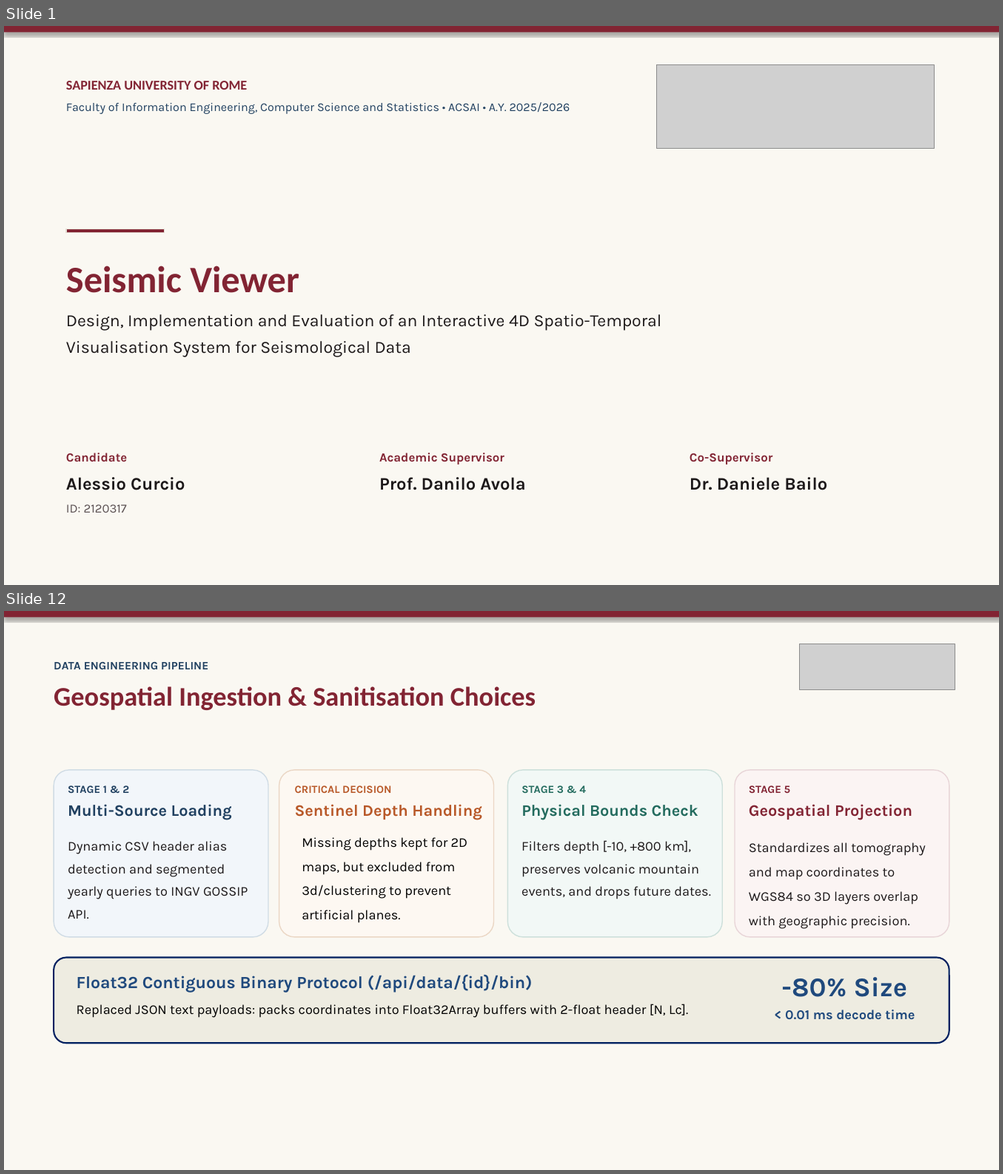
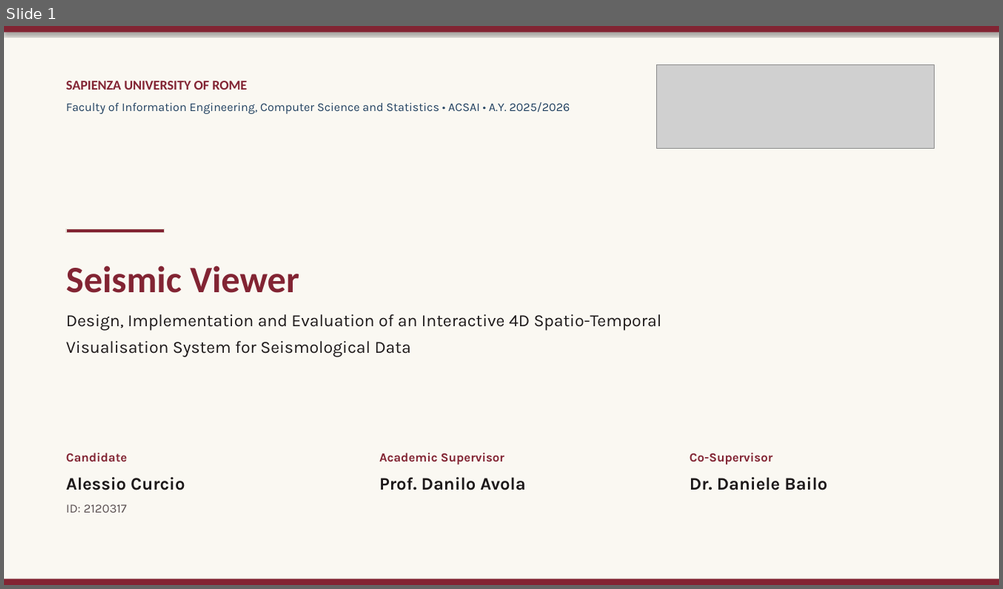
Before and after one commit to Crucio104/Seismic-Viewer-Presentation, a slide deck: thesis/presentation/Seismic Viewer - Thesis Defense.pptx. Shown one above the other, each under a label of ours: slides 1 and 12 before the commit, slide 1 after it; the slides between them are not shown. The pictures are 1003x1174 and 1003x589 pixels, drawn with LibreOffice and Linux fonts; fonts in the diff are those of the drawing; grey boxes stand for pictures. Boxes give left, top, right and bottom in pixels: in the first picture for what was removed or moved away, otherwise in the second. Text is boxed around its words. In the diff, an @@ line names an element or a change of style, - is before the commit and + after.

```diff
--- a/thesis/presentation/Seismic Viewer - Thesis Defense.pptx
+++ b/thesis/presentation/Seismic Viewer - Thesis Defense.pptx
@@ slide 12 removed at (x1=4, y1=611, x2=999, y2=1170), background #FAF8F2 @@
@@ rectangle removed at (x1=4, y1=611, x2=999, y2=617) @@
@@ picture removed at (x1=800, y1=644, x2=955, y2=690) @@
@@ text removed at (x1=54, y1=662, x2=208, y2=669) @@
-DATA ENGINEERING PIPELINE
@@ text removed at (x1=54, y1=686, x2=535, y2=710) @@
-Geospatial Ingestion & Sanitisation Choices
@@ rounded rectangle removed at (x1=54, y1=770, x2=269, y2=937) @@
@@ text removed at (x1=68, y1=786, x2=129, y2=793) @@
-STAGE 1 & 2
@@ rounded rectangle removed at (x1=279, y1=770, x2=494, y2=937) @@
@@ text removed at (x1=295, y1=786, x2=391, y2=793) @@
-CRITICAL DECISION
@@ rounded rectangle removed at (x1=508, y1=770, x2=723, y2=937) @@
@@ text removed at (x1=521, y1=786, x2=586, y2=793) @@
-STAGE 3 & 4
@@ rounded rectangle removed at (x1=734, y1=770, x2=949, y2=937) @@
@@ text removed at (x1=748, y1=786, x2=791, y2=793) @@
-STAGE 5
@@ text removed at (x1=68, y1=804, x2=232, y2=820) @@
-Multi-Source Loading
@@ text removed at (x1=295, y1=804, x2=482, y2=820) @@
-Sentinel Depth Handling
@@ text removed at (x1=521, y1=804, x2=698, y2=820) @@
-Physical Bounds Check
@@ text removed at (x1=748, y1=804, x2=912, y2=820) @@
-Geospatial Projection
@@ text removed at (x1=68, y1=841, x2=248, y2=919) @@
-Dynamic CSV header alias detection and segmented yearly queries to INGV GOSSIP API.
@@ text removed at (x1=301, y1=837, x2=468, y2=923) @@
-Missing depths kept for 2D maps, but excluded from 3d/clustering to prevent artificial planes.
@@ text removed at (x1=521, y1=840, x2=711, y2=900) @@
-Filters depth [-10, +800 km], preserves volcanic mountain events, and drops future dates.
@@ text removed at (x1=748, y1=843, x2=925, y2=929) @@
-Standardizes all tomography and map coordinates to WGS84 so 3D layers overlap with geographic precision.
@@ rounded rectangle removed at (x1=54, y1=958, x2=949, y2=1044) @@
@@ text removed at (x1=77, y1=975, x2=532, y2=993) @@
-Float32 Contiguous Binary Protocol (/api/data/{id}/bin)
@@ text removed at (x1=781, y1=977, x2=907, y2=997) @@
--80% Size
@@ text removed at (x1=77, y1=1004, x2=688, y2=1018) @@
-Replaced JSON text payloads: packs coordinates into Float32Array buffers with 2-float header [N, Lc].
@@ text removed at (x1=785, y1=1010, x2=914, y2=1020) @@
-< 0.01 ms decode time
@@ slide 1 changed as well @@
@@ rectangle added at (x1=4, y1=580, x2=999, y2=585), fill #822433 @@
```
Also in this commit, not shown: 12 other slides changed, 2 slides added, 32 other files.
